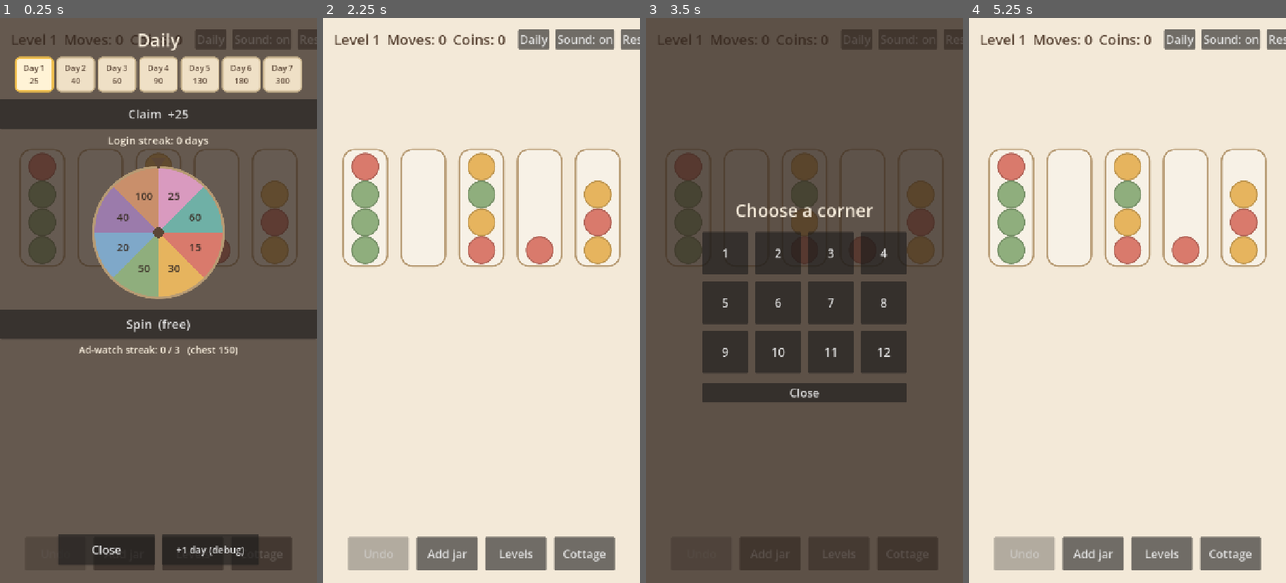
Above: before the commit, frames 1-4 (left to right).
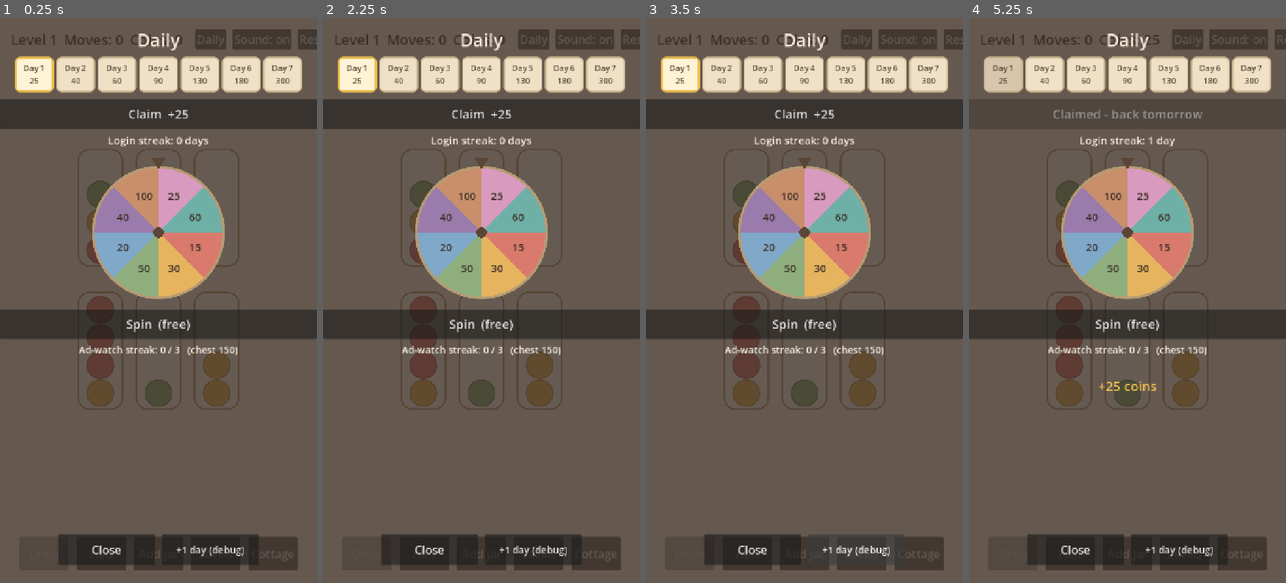
Above: after the commit, the same moments.

Repository: seantomaslynch-cell/cottage-sort
Game: Godot game, scene res://game/main.tscn
Two runs of this game, one before a commit and one after it. Both use one fixed random seed, a clock stepped at 60 frames per second and the inputs below.
Inputs (mouse positions are in pixels of both pictures, inside the frame that each line leads up to):
- Up to frame 1 (0.25 s): no input
- Up to frame 2 (2.25 s): click (424, 554) at 0.5 s, where only the run after the commit has a clickable "Hint"; click "Daily" at 1.25 s; click "Add jar" at 2 s
- Up to frame 3 (3.5 s): click "Levels" at 2.75 s
- Up to frame 4 (5.25 s): click "Cottage" at 3.5 s; click (1048, 255) at 4.25 s, where only the run before the commit has a clickable "1"; click (1127, 114) at 5 s, where only the run after the commit has a clickable "Claim +25"

The runs differ from the first frame. In frame 1, 6.0% of the frame differs, in the area x 6-94%, y 23-98%; in frame 2, 96%; in frame 3, 36%; in frame 4, 96%, in the area x 0-100%, y 0-100%.

Commit message:
Cottage Sort: M2 content pass
- Star ratings per stage by move count; shown on the win screen and the
  level grid, saved as best-of. Small coin bonus per star.
- Hint button (2 free per level, then a rewarded ad): a BFS solver returns
  the first move of a shortest solution (heuristic fallback if it blows
  budget); the board pulses the two jars.
- 24 stages now, colour ramp 3-8 with periodic 3-spare breathers.

New: solver.gd. Tests: test_logic.gd gains a solver smoke check.

Co-Authored-By: Claude Sonnet 5 <noreply@anthropic.com>

Diff:
--- a/game/board.gd
+++ b/game/board.gd
@@ -48,6 +48,11 @@
 var _recv_count := 0
 var _pops: PackedFloat32Array = PackedFloat32Array()
 var _rings: Array = []            # [{pos, t, dur}]
+var _hint_from := -1
+var _hint_to := -1
+var _hint_time := 0.0
+
+const HINT_TIME := 2.6
 
 func _ready() -> void:
 	set_process(true)
@@ -68,9 +73,23 @@
 	_recv_count = 0
 	_pops = PackedFloat32Array()
 	_pops.resize(jars.size())
+	_clear_hint()
 	_layout()
 	queue_redraw()
 	changed.emit()
+
+func show_hint(mv: Array) -> void:
+	if mv.size() != 2:
+		return
+	_hint_from = mv[0]
+	_hint_to = mv[1]
+	_hint_time = HINT_TIME
+	queue_redraw()
+
+func _clear_hint() -> void:
+	_hint_from = -1
+	_hint_to = -1
+	_hint_time = 0.0
 
 func can_undo() -> bool:
 	return _history.size() > 0 and not _busy and not _locked
@@ -122,6 +141,8 @@
 	var hit := _jar_at(pos)
 	if hit == -1:
 		return
+
+	_clear_hint()
 
 	if selected == -1:
 		if not (jars[hit] as Array).is_empty():
@@ -208,6 +229,10 @@
 		_rings = _rings.filter(func(r): return r["t"] < r["dur"])
 		redraw = true
 
+	if _hint_time > 0.0:
+		_hint_time = maxf(0.0, _hint_time - delta)
+		redraw = true
+
 	if redraw:
 		queue_redraw()
 
@@ -287,6 +312,7 @@
 func _draw() -> void:
 	for i in jars.size():
 		_draw_jar(i)
+	_draw_hint()
 	for f in _flying:
 		if f["delay"] > 0.0:
 			continue
@@ -300,6 +326,17 @@
 		var rad := lerpf(18.0, 92.0, e2)
 		draw_arc(r["pos"], rad, 0.0, TAU, 40, Color(0.95, 0.78, 0.35, (1.0 - e2) * 0.5), 4.0, true)
 
+func _draw_hint() -> void:
+	if _hint_time <= 0.0:
+		return
+	if _hint_from < 0 or _hint_to < 0 or _hint_from >= _rects.size() or _hint_to >= _rects.size():
+		return
+	var fade := clampf(_hint_time / HINT_TIME, 0.0, 1.0)
+	var pulse := 0.45 + 0.55 * (0.5 + 0.5 * sin(Time.get_ticks_msec() / 130.0))
+	var a := fade * pulse
+	_round_rect(_rects[_hint_from].grow(6.0), Color(0, 0, 0, 0), Color(0.42, 0.66, 0.90, a), 5, 30)
+	_round_rect(_rects[_hint_to].grow(6.0), Color(0, 0, 0, 0), Color(0.42, 0.80, 0.48, a), 5, 30)
+
 func _draw_jar(i: int) -> void:
 	var r: Rect2 = _rects[i]
 	var pv: float = _pops[i] if i < _pops.size() else 0.0
--- a/game/hud.gd
+++ b/game/hud.gd
@@ -10,6 +10,7 @@
 signal levels_pressed
 signal cottage_pressed
 signal daily_pressed
+signal hint_pressed
 signal double_pressed
 signal mute_toggled(muted: bool)
 
@@ -22,6 +23,7 @@
 var _toast: Label
 var _win_root: Control
 var _win_label: Label
+var _win_stars: Label
 var _win_best: Label
 var _win_coins: Label
 var _double_btn: Button
@@ -75,22 +77,27 @@
 	add_child(bottom)
 
 	_undo_btn = _button("Undo")
-	_undo_btn.custom_minimum_size = Vector2(138, 68)
+	_undo_btn.custom_minimum_size = Vector2(112, 66)
 	_undo_btn.pressed.connect(func() -> void: undo_pressed.emit())
 	bottom.add_child(_undo_btn)
 
+	var hint_btn := _button("Hint")
+	hint_btn.custom_minimum_size = Vector2(112, 66)
+	hint_btn.pressed.connect(func() -> void: hint_pressed.emit())
+	bottom.add_child(hint_btn)
+
 	_addjar_btn = _button("Add jar")
-	_addjar_btn.custom_minimum_size = Vector2(138, 68)
+	_addjar_btn.custom_minimum_size = Vector2(112, 66)
 	_addjar_btn.pressed.connect(func() -> void: add_jar_pressed.emit())
 	bottom.add_child(_addjar_btn)
 
 	var levels_btn := _button("Levels")
-	levels_btn.custom_minimum_size = Vector2(138, 68)
+	levels_btn.custom_minimum_size = Vector2(112, 66)
 	levels_btn.pressed.connect(func() -> void: levels_pressed.emit())
 	bottom.add_child(levels_btn)
 
 	var cottage_btn := _button("Cottage")
-	cottage_btn.custom_minimum_size = Vector2(138, 68)
+	cottage_btn.custom_minimum_size = Vector2(112, 66)
 	cottage_btn.pressed.connect(func() -> void: cottage_pressed.emit())
 	bottom.add_child(cottage_btn)
 
@@ -127,6 +134,12 @@
 	_win_label.add_theme_font_size_override("font_size", 44)
 	_win_label.horizontal_alignment = HORIZONTAL_ALIGNMENT_CENTER
 	box.add_child(_win_label)
+
+	_win_stars = _label("")
+	_win_stars.add_theme_font_size_override("font_size", 52)
+	_win_stars.add_theme_color_override("font_color", Color("f2c14e"))
+	_win_stars.horizontal_alignment = HORIZONTAL_ALIGNMENT_CENTER
+	box.add_child(_win_stars)
 
 	_win_best = _label("")
 	_win_best.horizontal_alignment = HORIZONTAL_ALIGNMENT_CENTER
@@ -208,8 +221,9 @@
 	tw.tween_interval(0.9)
 	tw.tween_property(_toast, "modulate:a", 0.0, 0.5)
 
-func show_win(text: String, best: int, current: int, earned: int) -> void:
+func show_win(text: String, best: int, current: int, earned: int, stars: int) -> void:
 	_win_label.text = text
+	_win_stars.text = _stars_str(stars)
 	if best > 0 and current > best:
 		_win_best.text = "Solved in %d moves  (best %d)" % [current, best]
 	else:
@@ -227,3 +241,9 @@
 
 func hide_win() -> void:
 	_win_root.visible = false
+
+func _stars_str(n: int) -> String:
+	var s := ""
+	for i in 3:
+		s += "*" if i < n else "."
+	return s
--- a/game/level_select.gd
+++ b/game/level_select.gd
@@ -48,9 +48,12 @@
 		c.queue_free()
 	for i in total:
 		var b := Button.new()
-		b.text = ("%d  *" % [i + 1]) if SaveData.is_complete(i) else str(i + 1)
+		if SaveData.is_complete(i):
+			b.text = "%d\n%s" % [i + 1, _stars(SaveData.stars(i))]
+		else:
+			b.text = str(i + 1)
 		b.custom_minimum_size = Vector2(104, 96)
-		b.add_theme_font_size_override("font_size", 28)
+		b.add_theme_font_size_override("font_size", 24)
 		var idx := i
 		b.pressed.connect(func() -> void:
 			visible = false
@@ -61,3 +64,9 @@
 func _on_close() -> void:
 	visible = false
 	closed.emit()
+
+func _stars(n: int) -> String:
+	var s := ""
+	for i in 3:
+		s += "*" if i < n else "."
+	return s
--- a/game/levels.gd
+++ b/game/levels.gd
@@ -4,16 +4,28 @@
 ## spare empty jars -- fewer spares = harder.
 
 const STAGES: Array[Dictionary] = [
+	{"colors": 3, "extra": 3},
 	{"colors": 3, "extra": 2},
-	{"colors": 3, "extra": 2},
+	{"colors": 4, "extra": 3},
 	{"colors": 4, "extra": 2},
 	{"colors": 4, "extra": 2},
+	{"colors": 5, "extra": 3},
 	{"colors": 5, "extra": 2},
 	{"colors": 5, "extra": 2},
+	{"colors": 6, "extra": 3},
 	{"colors": 6, "extra": 2},
 	{"colors": 6, "extra": 2},
+	{"colors": 6, "extra": 2},
+	{"colors": 7, "extra": 3},
 	{"colors": 7, "extra": 2},
 	{"colors": 7, "extra": 2},
+	{"colors": 7, "extra": 2},
+	{"colors": 8, "extra": 3},
+	{"colors": 8, "extra": 2},
+	{"colors": 8, "extra": 2},
+	{"colors": 8, "extra": 2},
+	{"colors": 8, "extra": 2},
+	{"colors": 8, "extra": 2},
 	{"colors": 8, "extra": 2},
 	{"colors": 8, "extra": 2},
 ]
@@ -24,3 +36,17 @@
 static func build(stage_index: int) -> Dictionary:
 	var s: Dictionary = STAGES[clampi(stage_index, 0, STAGES.size() - 1)]
 	return LevelGen.generate(s["colors"], s["extra"], 4100 + stage_index * 17)
+
+## [three_star_max, two_star_max] move counts for a stage.
+static func star_cutoffs(stage_index: int) -> Array:
+	var s: Dictionary = STAGES[clampi(stage_index, 0, STAGES.size() - 1)]
+	var c: int = s["colors"]
+	return [c * 2 + 6, c * 4 + 14]
+
+static func stars_for(stage_index: int, moves: int) -> int:
+	var cut := star_cutoffs(stage_index)
+	if moves <= int(cut[0]):
+		return 3
+	if moves <= int(cut[1]):
+		return 2
+	return 1
--- a/game/main.gd
+++ b/game/main.gd
@@ -14,8 +14,10 @@
 const CottageScreenScene := preload("res://game/cottage_screen.gd")
 const DailyScene := preload("res://game/daily.gd")
 const DailyPanelScene := preload("res://game/daily_panel.gd")
+const Solver := preload("res://game/solver.gd")
 
 const FREE_EXTRA_JARS := 1
+const FREE_HINTS := 2
 const COIN_BASE := 20
 const COIN_FIRST_CLEAR := 30
 
@@ -30,6 +32,7 @@
 var _daily_panel: DailyPanel
 var _stage := 0
 var _last_earned := 0
+var _hints_used := 0
 
 func _ready() -> void:
 	RenderingServer.set_default_clear_color(Color("f3e9d8"))
@@ -78,6 +81,7 @@
 	_hud.add_jar_pressed.connect(_on_add_jar)
 	_hud.levels_pressed.connect(func() -> void: _select.open(Levels.count()))
 	_hud.cottage_pressed.connect(_show_cottage)
+	_hud.hint_pressed.connect(_on_hint)
 	_hud.double_pressed.connect(_on_double)
 	_hud.mute_toggled.connect(_on_mute_toggled)
 
@@ -118,7 +122,24 @@
 	_hud.set_level(_stage + 1)
 	_hud.set_moves(0)
 	_hud.hide_win()
+	_hints_used = 0
 	_refresh_buttons()
+
+func _on_hint() -> void:
+	if _board.visible == false or _daily_panel.visible or _cottage.visible:
+		return
+	if _hints_used < FREE_HINTS:
+		_hints_used += 1
+		_do_hint()
+	else:
+		_ads.watch_rewarded(_do_hint)
+
+func _do_hint() -> void:
+	var mv := Solver.hint(_board.jars)
+	if mv.is_empty():
+		_hud.flash("No hint right now")
+	else:
+		_board.show_hint(mv)
 
 func _refresh_buttons() -> void:
 	_hud.set_undo_enabled(_board.can_undo())
@@ -140,12 +161,14 @@
 
 func _on_solved() -> void:
 	var first := not SaveData.is_complete(_stage)
-	var earned := COIN_BASE + (COIN_FIRST_CLEAR if first else 0)
+	var stars := Levels.stars_for(_stage, _board.moves)
+	var earned := COIN_BASE + (COIN_FIRST_CLEAR if first else 0) + stars * 5
 	_last_earned = earned
 	_economy.add_coins(earned)
 	var prev_best := SaveData.best_moves(_stage)
 	SaveData.mark_complete(_stage, _board.moves)
-	_hud.show_win("Cottage corner tidied!", prev_best, _board.moves, earned)
+	SaveData.set_stars(_stage, stars)
+	_hud.show_win("Cottage corner tidied!", prev_best, _board.moves, earned, stars)
 
 func _on_double() -> void:
 	_ads.watch_rewarded(func() -> void:
@@ -216,6 +239,8 @@
 			_board.undo()
 		KEY_L:
 			_select.open(Levels.count())
+		KEY_H:
+			_on_hint()
 		KEY_C:
 			if _daily_panel.visible:
 				return
--- a/game/save.gd
+++ b/game/save.gd
@@ -10,6 +10,7 @@
 	"muted": false,
 	"coins": 0,
 	"upgrades": {},    # cottage slot id -> owned tier (0 = none)
+	"stars": {},       # str(stage_index) -> best star count (1..3)
 	"daily": {
 		"streak_len": 0,
 		"last_login_day": 0,
@@ -49,6 +50,21 @@
 static func best_moves(stage: int) -> int:
 	return int(data["completed"].get(str(stage), 0))
 
+static func stars(stage: int) -> int:
+	return int(data["stars"].get(str(stage), 0))
+
+static func set_stars(stage: int, s: int) -> void:
+	var key := str(stage)
+	if s > int(data["stars"].get(key, 0)):
+		data["stars"][key] = s
+	save_now()
+
+static func total_stars() -> int:
+	var n := 0
+	for k in data["stars"]:
+		n += int(data["stars"][k])
+	return n
+
 static func set_muted(m: bool) -> void:
 	data["muted"] = m
 	save_now()
--- /dev/null
+++ b/game/solver.gd
@@ -0,0 +1,135 @@
+extends RefCounted
+class_name SortSolver
+## Breadth-first solver for the sort board. Used for the hint button (first move
+## of a shortest solution from the current state) and, in tests, to sanity-check
+## generated levels. Falls back to a cheap heuristic if BFS blows its budget.
+
+const CAP := 4
+
+static func hint(jars: Array) -> Array:
+	var s := solve(jars, 30000)
+	if s.has("move") and not (s["move"] as Array).is_empty():
+		return s["move"]
+	return _heuristic(jars)
+
+## {"move": [from, to], "par": int} for a shortest solution, or {} if not found
+## within `budget` explored states.
+static func solve(start: Array, budget := 30000) -> Dictionary:
+	if _goal(start):
+		return {"move": [], "par": 0}
+	var start_key := _key(start)
+	var q: Array = [_dup(start)]
+	var qkeys: Array = [start_key]
+	var parent := {start_key: null}
+	var head := 0
+	while head < q.size():
+		if parent.size() > budget:
+			return {}
+		var cur: Array = q[head]
+		var cur_key: String = qkeys[head]
+		head += 1
+		for mv in _moves(cur):
+			var nxt := _apply(cur, mv)
+			var k := _key(nxt)
+			if parent.has(k):
+				continue
+			parent[k] = {"prev": cur_key, "mv": mv}
+			if _goal(nxt):
+				return _reconstruct(parent, k)
+			q.append(nxt)
+			qkeys.append(k)
+	return {}
+
+static func _reconstruct(parent: Dictionary, goal_key: String) -> Dictionary:
+	var moves: Array = []
+	var k: Variant = goal_key
+	while parent.get(k) != null:
+		var step: Dictionary = parent[k]
+		moves.push_front(step["mv"])
+		k = step["prev"]
+	return {"move": moves[0] if not moves.is_empty() else [], "par": moves.size()}
+
+static func _moves(jars: Array) -> Array:
+	var out: Array = []
+	var n := jars.size()
+	for i in n:
+		var src: Array = jars[i]
+		if src.is_empty():
+			continue
+		var run := _run_len(src)
+		if run == src.size() and run == CAP:
+			continue
+		for j in n:
+			if j == i:
+				continue
+			var dst: Array = jars[j]
+			if dst.size() >= CAP:
+				continue
+			if not dst.is_empty() and dst[-1] != src[-1]:
+				continue
+			if dst.is_empty() and run == src.size():
+				continue
+			out.append([i, j])
+	return out
+
+static func _apply(jars: Array, mv: Array) -> Array:
+	var out := _dup(jars)
+	var src: Array = out[mv[0]]
+	var dst: Array = out[mv[1]]
+	var n := mini(_run_len(src), CAP - dst.size())
+	for _i in n:
+		dst.append(src.pop_back())
+	return out
+
+static func _dup(jars: Array) -> Array:
+	var out: Array = []
+	for j in jars:
+		out.append((j as Array).duplicate())
+	return out
+
+static func _run_len(j: Array) -> int:
+	if j.is_empty():
+		return 0
+	var c: int = j[-1]
+	var k := 0
+	for i in range(j.size() - 1, -1, -1):
+		if j[i] == c:
+			k += 1
+		else:
+			break
+	return k
+
+static func _goal(jars: Array) -> bool:
+	for j in jars:
+		var a: Array = j
+		if a.is_empty():
+			continue
+		if a.size() != CAP:
+			return false
+		for v in a:
+			if v != a[0]:
+				return false
+	return true
+
+static func _key(jars: Array) -> String:
+	var parts: Array = []
+	for j in jars:
+		var a: Array = j
+		parts.append(",".join(a.map(func(x): return str(x))) if not a.is_empty() else "-")
+	parts.sort()
+	return "|".join(parts)
+
+static func _heuristic(jars: Array) -> Array:
+	var legal := _moves(jars)
+	for mv in legal:
+		var after := _apply(jars, mv)
+		var d: Array = after[mv[1]]
+		if d.size() == CAP and _run_len(d) == CAP:
+			return mv
+	for mv in legal:
+		if (_apply(jars, mv)[mv[0]] as Array).is_empty():
+			return mv
+	for mv in legal:
+		if not (jars[mv[1]] as Array).is_empty():
+			return mv
+	return legal[0] if not legal.is_empty() else []
--- a/tools/test_logic.gd
+++ b/tools/test_logic.gd
@@ -42,6 +42,18 @@
 
 		b.free()
 		print("stage %d  jars=%d colours=%d extra=%d  OK" % [stage, jars.size(), cfg["colors"], cfg["extra"]])
+
+	# solver smoke test: it should find a plan for a fresh board on a few stages
+	for stage in [0, 8, 15, 23]:
+		if stage >= Levels.count():
+			continue
+		var jj := _deep(Levels.build(stage)["jars"])
+		var sol: Dictionary = SortSolver.solve(jj, 80000)
+		if sol.is_empty() or int(sol.get("par", 0)) <= 0 or (sol["move"] as Array).size() != 2:
+			push_error("stage %d: solver returned no usable plan" % stage)
+			fails += 1
+		else:
+			print("stage %d  solver par=%d  first move %s" % [stage, int(sol["par"]), str(sol["move"])])
 
 	# a couple of explicit move-logic checks
 	var mb = Board.new()
Not shown, added: game/solver.gd.uid
Not shown, added: tools/test_daily.gd.uid
